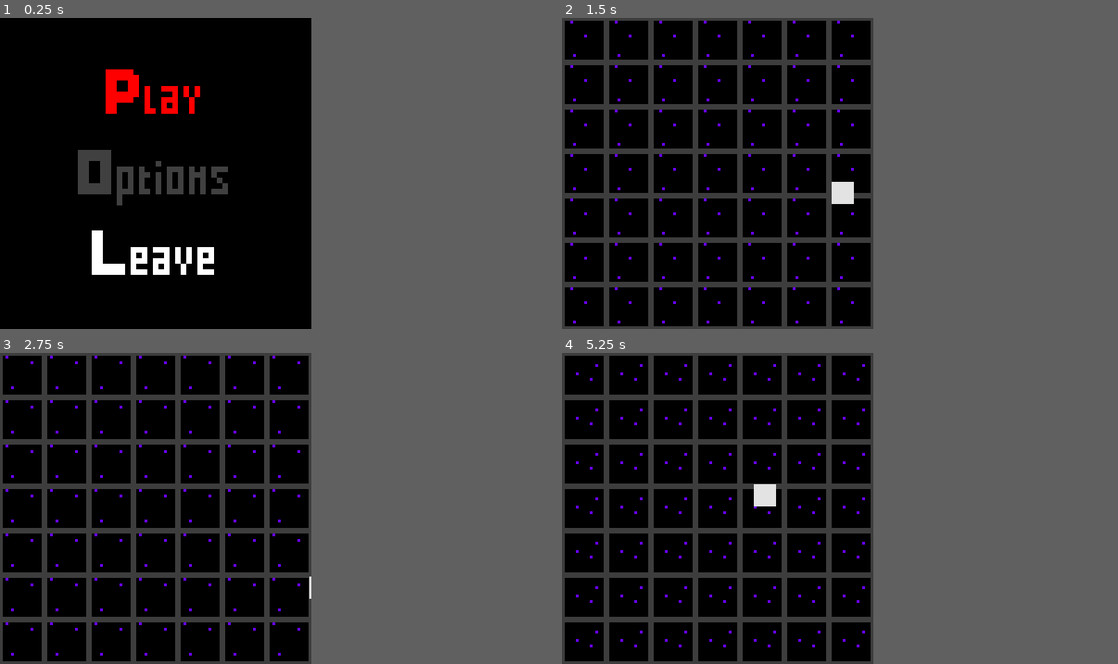
Above: before the commit, frames 1-4 (two rows, left to right).
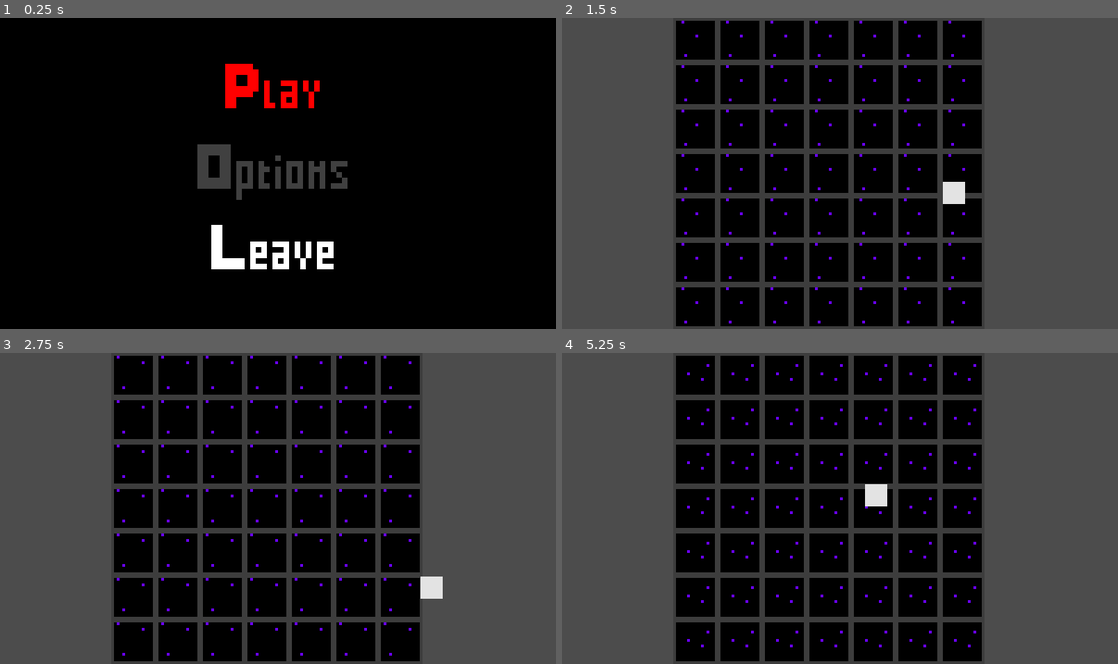
Above: after the commit, the same moments.

Repository: MrBSmith/Global2020
Game: Godot game, scene res://Scenes/GUI/Menus/ScreenTitle/ScreenTitle.tscn
Same seed, same stepped clock (60 frames per second), same inputs: the game is played once before the commit and once after it.
Inputs:
- Up to frame 1 (0.25 s): no input
- Up to frame 2 (1.5 s): tap Enter (ui_accept) at 0.5, 0.77 s; hold Right (ui_right) 0.53-1.28 s; hold 1 (fast_speed) 0.53-1.28 s; hold Down (ui_down) from 1.28 s (still down); tap 2 (medium_speed) at 1.35 s
- Up to frame 3 (2.75 s): tap Enter (ui_accept) at 1.52 s; release Down (ui_down) at 2.03 s; hold Right (ui_right) from 2.03 s (still down); hold 3 (slow_speed) from 2.03 s (still down)
- Up to frame 4 (5.25 s): release Right (ui_right) at 2.78 s; release 3 (slow_speed) at 2.78 s; hold Up (ui_up) 2.78-3.53 s; tap 1 (fast_speed) at 2.85 s; tap Enter (ui_accept) at 3.02, 3.77, 4.52 s; hold 2 (medium_speed) 3.53-4.28 s; hold Left (ui_left) 3.53-5.03 s; tap 3 (slow_speed) at 4.35 s; hold Down (ui_down) from 5.03 s (still down); hold 1 (fast_speed) from 5.03 s (still down)
In our replay, the window is 448x448 before the commit and 800x448 after it. These sizes can differ from the game's own. Grey fills any space a smaller window leaves; there, only what the larger window draws over its background counts as a difference.

The runs differ from the first frame. In frame 1, 7.7% of the frame differs, in the area x 14-63%, y 14-83%; in frame 2, 39%; in frame 3, 40%; in frame 4, 40%, in the area x 0-76%, y 0-100%.

Commit message:
Timer added - Saturday 07:57am

Diff:
--- /dev/null
+++ b/BaseClasses/TimerBase.gd
@@ -0,0 +1,13 @@
+extends Timer
+
+class_name TimerBase
+
+signal start_timer
+
+func on_ready():
+	var _err = connect("start_timer", get_parent(), "on_timer_started")
+	_err = connect("timeout", get_parent(), "on_timer_timeout")
+
+func start_timer():
+	start()
+	emit_signal("start_timer")
--- a/Global/Fonts/BoldCapsPixel.tres
+++ b/Global/Fonts/BoldCapsPixel.tres
@@ -3,5 +3,5 @@
 [ext_resource path="res://Global/Fonts/BoldCapsPixel.ttf" type="DynamicFontData" id=1]
 
 [resource]
-size = 64
+size = 32
 font_data = ExtResource( 1 )
--- a/Scenes/Character/Character.gd
+++ b/Scenes/Character/Character.gd
@@ -17,7 +17,8 @@
 var screen_height : float =  ProjectSettings.get("display/window/size/height")
 
 func _ready():
-	pass
+	self.position.x = screen_width/2-4
+	self.position.y = screen_height/2
 
 func move():
 
--- a/Scenes/GUI/Menus/ScreenTitle/ScreenTitle.tscn
+++ b/Scenes/GUI/Menus/ScreenTitle/ScreenTitle.tscn
@@ -21,11 +21,11 @@
 [node name="ScreenTitle" instance=ExtResource( 1 )]
 
 [node name="MenuBackground" type="ColorRect" parent="." index="0"]
-margin_right = 112.0
+margin_right = 128.0
 margin_bottom = 112.0
+rect_scale = Vector2( 1.57, 1 )
 color = Color( 0, 0, 0, 1 )
 __meta__ = {
-"_edit_lock_": true,
 "_edit_use_anchors_": false
 }
 
@@ -34,15 +34,15 @@
 anchor_top = 0.5
 anchor_right = 0.5
 anchor_bottom = 0.5
-margin_left = -28.0
-margin_top = -43.0
-margin_right = 28.0
-margin_bottom = 43.0
+margin_left = -35.0
+margin_top = -45.0
+margin_right = 33.0
+margin_bottom = 41.0
 mouse_default_cursor_shape = 2
 
 [node name="V_OptContainer" parent="HBoxContainer" index="0"]
-margin_left = 0.0
-margin_right = 56.0
+margin_left = 6.0
+margin_right = 62.0
 margin_bottom = 86.0
 
 [node name="Play" type="Label" parent="HBoxContainer/V_OptContainer" index="0"]
--- /dev/null
+++ b/Scenes/GUI/Timer/NTimer.gd
@@ -0,0 +1,20 @@
+extends Node2D
+
+onready var children_array = get_children()
+onready var node_LabelTimer = get_node("LabelTimer")
+onready var node_Timer = get_node("Timer")
+
+func _physics_process(_delta):
+	node_LabelTimer.text = node_Timer.time_left as String
+
+func on_ready():
+	for child in children_array:
+		if(child.has_method("on_ready")):
+			child.on_ready()
+	node_Timer.start_timer()
+
+func on_timer_started():
+	print("Timer timeout!")
+
+func on_timer_timeout():
+	print("Timer timeout!")
--- /dev/null
+++ b/Scenes/GUI/Timer/Timer.gd
@@ -0,0 +1,4 @@
+extends TimerBase
+
+#Do not worry if this code is empty.
+#Timer.gd just extends a class so that it can be re used.
--- /dev/null
+++ b/Scenes/GUI/Timer/Timer.tscn
@@ -0,0 +1,31 @@
+[gd_scene load_steps=4 format=2]
+
+[ext_resource path="res://Global/Fonts/BoldCapsPixel.tres" type="DynamicFont" id=1]
+[ext_resource path="res://Scenes/GUI/Timer/Timer.gd" type="Script" id=2]
+[ext_resource path="res://Scenes/GUI/Timer/NTimer.gd" type="Script" id=3]
+
+[node name="NTimer" type="Node2D"]
+script = ExtResource( 3 )
+
+[node name="LabelTimer" type="RichTextLabel" parent="."]
+modulate = Color( 1, 0, 0, 1 )
+margin_left = 1.0
+margin_top = -7.0
+margin_right = 44.0
+margin_bottom = 18.0
+custom_fonts/mono_font = ExtResource( 1 )
+custom_fonts/bold_italics_font = ExtResource( 1 )
+custom_fonts/italics_font = ExtResource( 1 )
+custom_fonts/bold_font = ExtResource( 1 )
+custom_fonts/normal_font = ExtResource( 1 )
+text = "00:00"
+scroll_active = false
+__meta__ = {
+"_edit_use_anchors_": false
+}
+
+[node name="Timer" type="Timer" parent="."]
+process_mode = 0
+wait_time = 20.0
+one_shot = true
+script = ExtResource( 2 )
--- a/Scenes/Game/Game.gd
+++ b/Scenes/Game/Game.gd
@@ -1,9 +1,10 @@
 extends Node2D
 
+onready var node_GUI = get_node("GUI")
 onready var tiles_node = get_node("Tiles")
 onready var void_node = get_node("Tiles/Void")
 onready var tile_node_array = tiles_node.get_children()
-
+onready var node_GUI_array = node_GUI.get_children()
 onready var music_node = get_node("Music")
 
 #8: HARD / 7: MEDIUM / 6: EASY
@@ -19,4 +20,8 @@
 		if(child.has_method("on_ready")):
 			child.on_ready()
 
+	for child in node_GUI_array:
+		if(child.has_method("on_ready")):
+			child.on_ready()
+
 	music_node.launch_every_stream()
--- a/Scenes/Game/Game.tscn
+++ b/Scenes/Game/Game.tscn
@@ -9,6 +9,7 @@
 [ext_resource path="res://Global/Assets/Music/BaseMusic.wav" type="AudioStream" id=7]
 [ext_resource path="res://Scenes/Game/Music.gd" type="Script" id=8]
 [ext_resource path="res://Scenes/AudioStream/AudioStreamBase.tscn" type="PackedScene" id=9]
+[ext_resource path="res://Scenes/GUI/Timer/Timer.tscn" type="PackedScene" id=10]
 
 [node name="Game" type="Node2D"]
 script = ExtResource( 3 )
@@ -25,7 +26,6 @@
 }
 
 [node name="Character" parent="." instance=ExtResource( 1 )]
-position = Vector2( 56, 56 )
 z_index = 1
 speed = 60.0
 friction = 0.25
@@ -47,3 +47,8 @@
 
 [node name="Fast" parent="Music" instance=ExtResource( 9 )]
 stream = ExtResource( 5 )
+
+[node name="GUI" type="Node2D" parent="."]
+z_index = 999
+
+[node name="Timer" parent="GUI" instance=ExtResource( 9 )]
--- a/Scenes/Tiles/Void/Void.gd
+++ b/Scenes/Tiles/Void/Void.gd
@@ -14,5 +14,5 @@
 	for i in range(1, game_difficulty):
 		for j in range(1, game_difficulty):
 			current_tile_void = scene_tile.instance()
-			current_tile_void.set_position(Vector2(i*16-8, j*16-8))
+			current_tile_void.set_position(Vector2(32+i*16, j*16-8))
 			add_child(current_tile_void)
--- a/project.godot
+++ b/project.godot
@@ -38,6 +38,11 @@
 "class": "TileBase",
 "language": "GDScript",
 "path": "res://BaseClasses/TileBase.gd"
+}, {
+"base": "Timer",
+"class": "TimerBase",
+"language": "GDScript",
+"path": "res://BaseClasses/TimerBase.gd"
 } ]
 _global_script_class_icons={
 "AudioStreamBase": "",
@@ -56,7 +61,7 @@
 
 [display]
 
-window/size/width=112
+window/size/width=200
 window/size/height=112
 window/size/fullscreen=true
 window/stretch/mode="2d"
